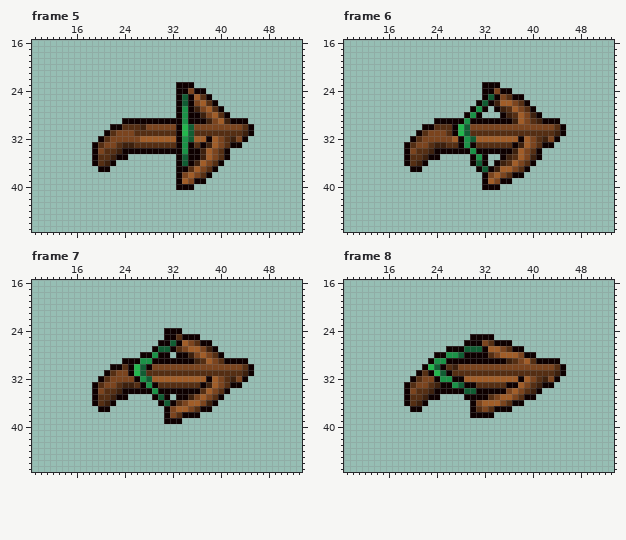
Pixel-art file -- Apostasy/resources/gfx/characters/apostasy.dryad.crossbow.aseprite. This is how it looked before the edit.
64x64 pixels, 8 frames. Shown: frame 5: x 9..53, y 16..47; frame 6: x 9..53, y 16..47; frame 7: x 9..53, y 16..47; frame 8: x 9..53, y 16..47. The commit also changed other frames, which this record leaves out.
New version:
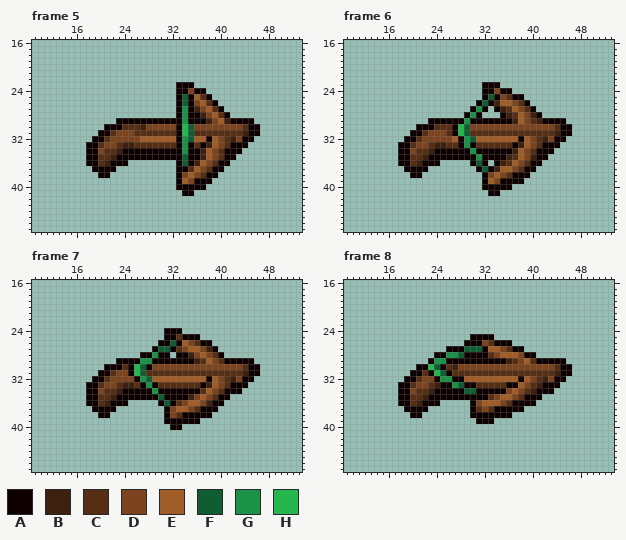
Palette (. is transparent): A #0e0000  B #3d200d  C #552e13  D #7b441e  E #a15d28  F #115d33  G #1b9247  H #23b74d
Log entry: double outline is good when done properly; charge anim timing tweaks
Difference:
layer "Main/Outline/extra outline 2" added
layer "Main/Outline/extra outline" added
Frame 5, layers "Main/Outline/extra outline", "Main/Outline/extra outline 2":
The author put colour A in row 29 at x 23 and 45; in row 30 at x 21 and 46; in row 31 at x 20 and 46; in row 32 at x 19 and 45; in row 33 at x 18 and 44; in row 34 at x 18 and 42 to 43.
The author put colour A in row 35 at x 18, 25 to 32 and 42; in row 36 at x 18, 23 to 24 and 41; in row 37 at x 19, 22 and 40; in row 38 at x 20 to 21 and 39; in row 39 at x 38; in row 40 at x 36 to 37.
The author put colour A in row 41 at x 34 to 35.
Frame 6, layers "Main/Outline/extra outline", "Main/Outline/extra outline 2":
The author put colour A in row 29 at x 23 and 45; in row 30 at x 21 and 46; in row 31 at x 20 and 46; in row 32 at x 19 and 45; in row 33 at x 18 and 44; in row 34 at x 18 and 42 to 43.
The author put colour A in row 35 at x 18, 25 to 29, 33 to 34 and 42; in row 36 at x 18, 23 to 24 and 41; in row 37 at x 19, 22 and 40; in row 38 at x 20 to 21 and 39; in row 39 at x 37 to 38; in row 40 at x 35 to 36.
The author put colour A in row 41 at x 33 to 34.
Frame 7, layers "Main/Outline/extra outline", "Main/Outline/extra outline 2":
The author put colour A in row 29 at x 23 and 45; in row 30 at x 21 and 46; in row 31 at x 20 and 46; in row 32 at x 19 and 45; in row 33 at x 18 and 44; in row 34 at x 18 and 42 to 43.
The author put colour A in row 35 at x 18, 25 to 28, 32 and 41; in row 36 at x 18, 23 to 24 and 40; in row 37 at x 19, 22 and 39; in row 38 at x 20 to 21 and 37 to 38; in row 39 at x 34 to 36; in row 40 at x 32 to 33.
Frame 8, layers "Main/Outline/extra outline", "Main/Outline/extra outline 2":
The author put colour A in row 29 at x 45; in row 30 at x 21 and 46; in row 31 at x 20 and 46; in row 32 at x 19 and 45; in row 33 at x 18 and 44; in row 34 at x 18 and 42 to 43.
The author put colour A in row 35 at x 18, 25 to 28 and 41; in row 36 at x 18, 23 to 24 and 39 to 40; in row 37 at x 19, 22 and 37 to 38; in row 38 at x 20 to 21 and 34 to 36; in row 39 at x 31 to 33.
